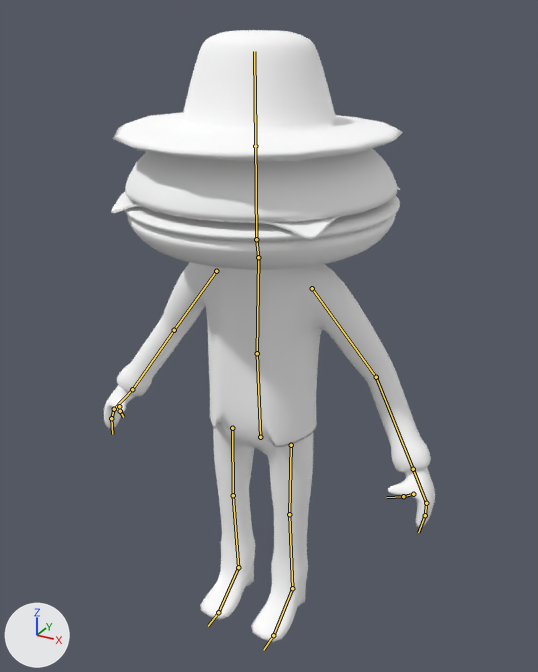
The Blender file VidGameScenes-master/NewEnvironment/Assets/Official Characters/BurgerBoy.blend: old version first, new version second.
One viewpoint serves both versions: a 50 mm lens placed at (0.997, -1.76, 1.913), pointed at (0.037, -0.014, 1.041). Every picture has the same lights, and +X, +Y and +Z are marked at lower left. The bones that bend it are drawn over the model as lines.

In view in the first picture: 'Character'.
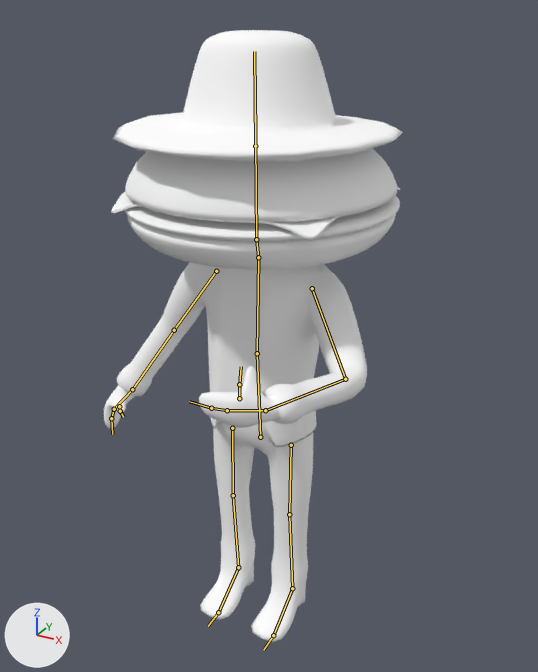
The newer file adds an action. The first version stands in its rest pose; the second is drawn at frame 30 of the action 'Attack'.

Changed parts and their boxes (x1, y1, x2, y2) in the pictures (538 x 672 px):
```json
{"object": "Character", "change": "posed", "before": [104, 30, 435, 642], "after": [104, 30, 403, 642], "on screen": "10% narrower"}
{"bone": "Upper Arm.L", "before": "(312, 288) to (376, 377)", "after": "(312, 288) to (345, 379)"}
{"bone": "Lower Arm.L", "before": "(376, 377) to (413, 469)", "after": "(345, 379) to (265, 410)"}
{"bone": "Hand.L", "before": "(413, 469) to (426, 503)", "after": "(265, 410) to (227, 410)"}
```

Edits to the scene script, one JSON object a line:
```json
{"block": "bone_upper_arm_l", "where": "bone_upper_arm_l = bpy.data.objects['Armature'].pose.bones['Upper Arm.L']  # child of 'Chest'"}
{"op": "set", "path": "bone_upper_arm_l.rotation_quaternion", "old": "(1.0, 0.0, 0.0, 0.0)", "new": "(0.866, -0.08, -0.308, -0.386)", "note": "degrees (0, 0, 0) -> degrees (7, -37, -50)"}
{"block": "bone_lower_arm_l", "where": "bone_lower_arm_l = bpy.data.objects['Armature'].pose.bones['Lower Arm.L']  # child of 'Upper Arm.L'"}
{"op": "set", "path": "bone_lower_arm_l.rotation_quaternion", "old": "(1.0, 0.0, 0.0, 0.0)", "new": "(0.893, -0.315, -0.043, -0.32)", "note": "degrees (0, 0, 0) -> degrees (-34, -16, -34)"}
{"block": "bone_hand_l", "where": "bone_hand_l = bpy.data.objects['Armature'].pose.bones['Hand.L']  # child of 'Lower Arm.L'"}
{"op": "set", "path": "bone_hand_l.rotation_quaternion", "old": "(1.0, 0.0, 0.0, 0.0)", "new": "(0.985, -0.143, -0.042, -0.088)", "note": "degrees (0, 0, 0) -> degrees (-16, -6, -9)"}
```
